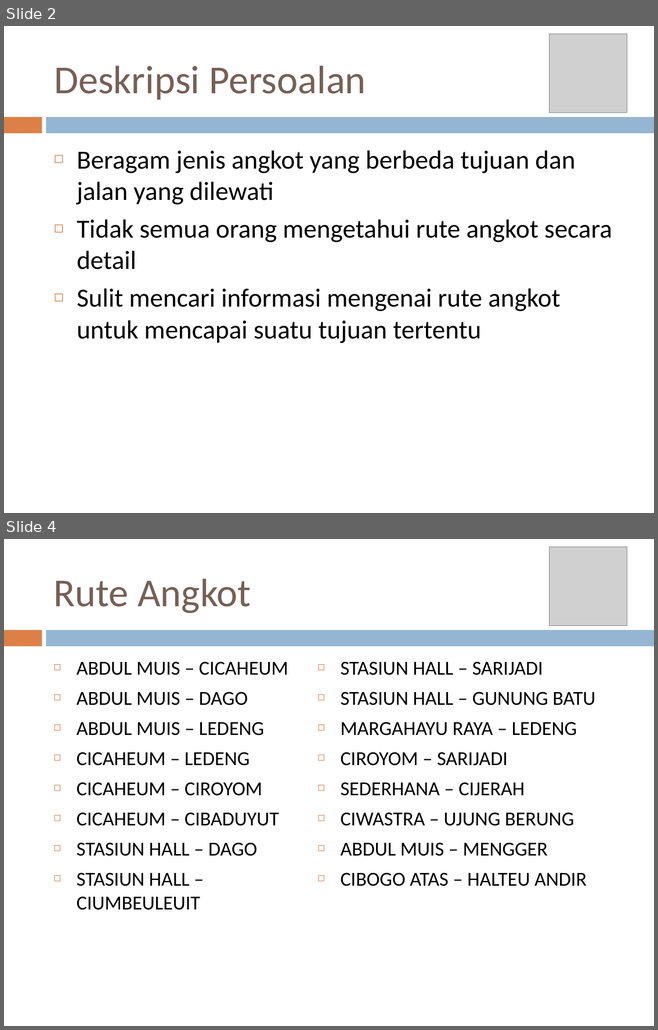
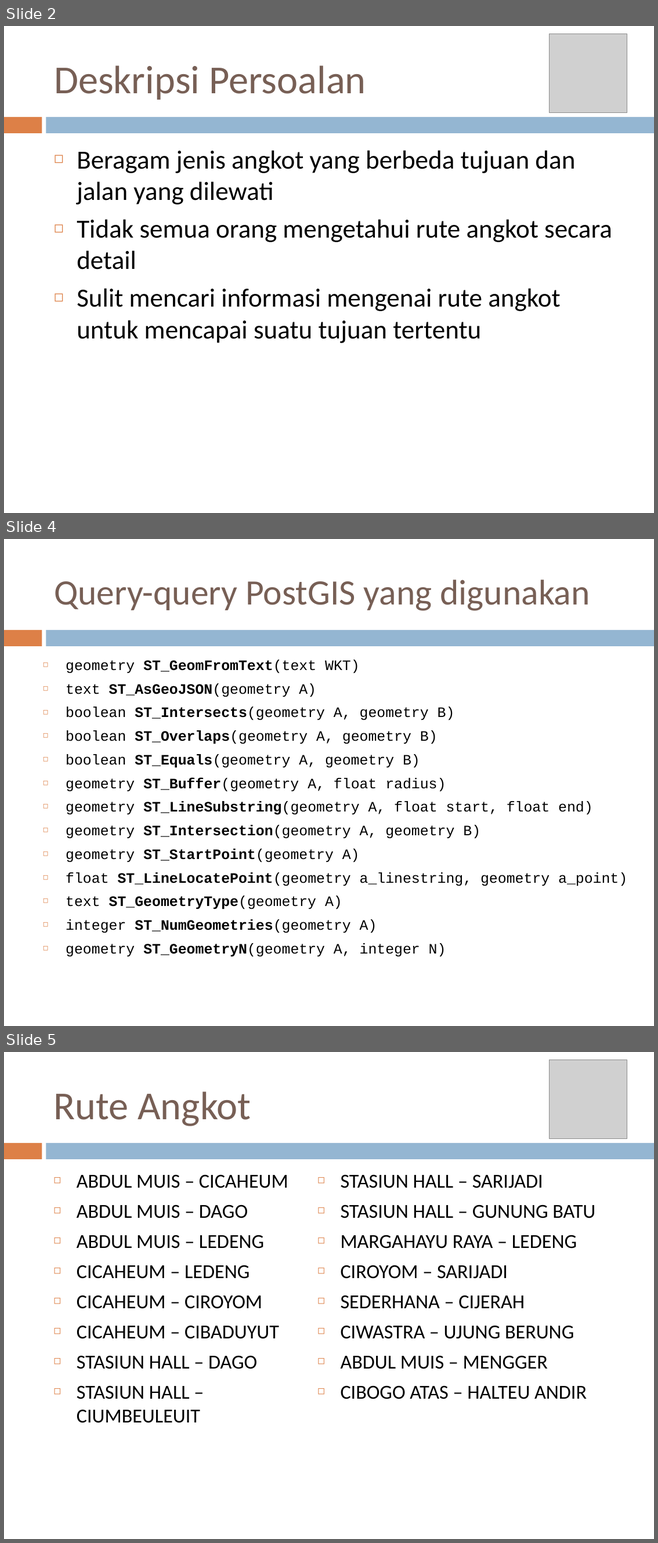
Before and after one commit to traphole/pdl_ruteangkot, a slide deck: Presentasi PDL.pptx. Shown one above the other, each under a label of ours: slides 2 and 4 before the commit, slides 2, 4 and 5 after it; the slides between them are not shown. The pictures are 658x1030 and 658x1543 pixels, drawn with LibreOffice and Linux fonts; fonts in the diff are those of the drawing; grey boxes stand for pictures. Boxes give left, top, right and bottom in pixels: in the first picture for what was removed or moved away, otherwise in the second. Text is boxed around its words. In the diff, an @@ line names an element or a change of style, - is before the commit and + after.

```diff
--- a/Presentasi PDL.pptx
+++ b/Presentasi PDL.pptx
@@ slide 4 added at (4,539,654,1026), background #FFFFFF; not listed: 2 template elements that a slide beside it also shows @@
@@ title added at (54,580,589,611), 39.6 pt, text #775F55 @@
+Query-query PostGIS yang digunakan
@@ text added at (65,660,627,957), 16 pt, text #000000 @@
+◻ geometry ST_GeomFromText(text WKT)
+◻ text ST_AsGeoJSON(geometry A)
+◻ boolean ST_Intersects(geometry A, geometry B)
+◻ boolean ST_Overlaps(geometry A, geometry B)
+◻ boolean ST_Equals(geometry A, geometry B)
+◻ geometry ST_Buffer(geometry A, float radius)
+◻ geometry ST_LineSubstring(geometry A, float start, float end)
+◻ geometry ST_Intersection(geometry A, geometry B)
+◻ geometry ST_StartPoint(geometry A)
+◻ float ST_LineLocatePoint(geometry a_linestring, geometry a_point)
+◻ text ST_GeometryType(geometry A)
+◻ integer ST_NumGeometries(geometry A)
+◻ geometry ST_GeometryN(geometry A, integer N)
@@ what was slide 4 is now slide 5 @@
```
Also in this commit, not shown: 2 slides changed.
